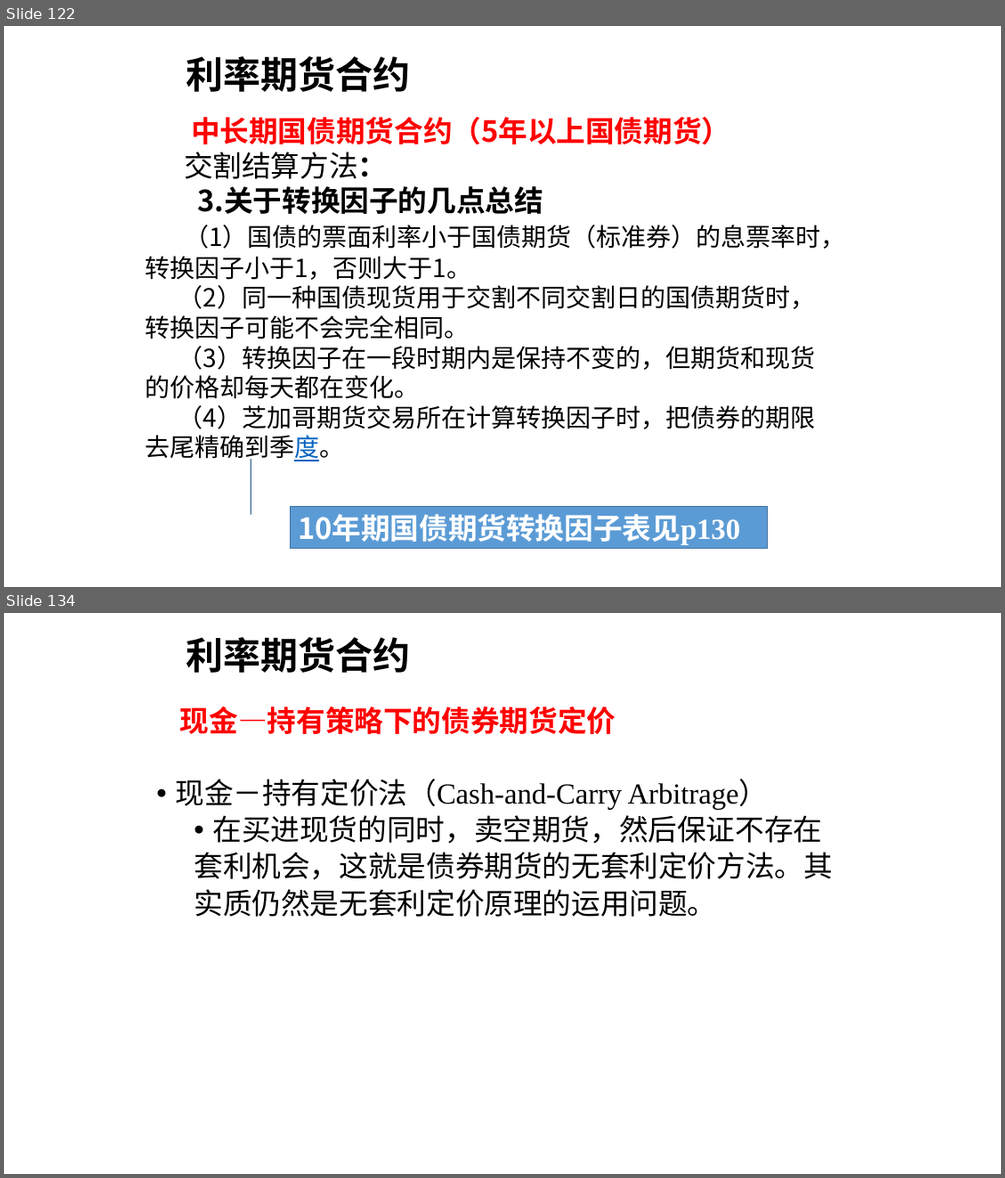
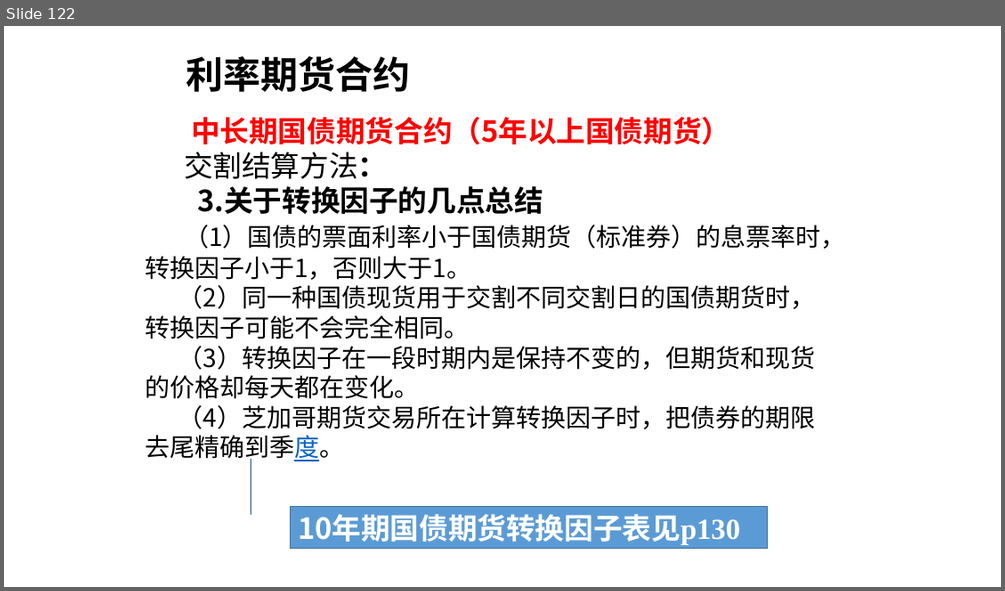
Before and after one commit to yunfengxs/my-Papers, a slide deck: 金工/金工五六144.pptx. Shown one above the other, each under a label of ours: slides 122 and 134 before the commit, slide 122 after it; the slides between them are not shown. The pictures are 1005x1178 and 1005x591 pixels, drawn with LibreOffice and Linux fonts; fonts in the diff are those of the drawing. Boxes give left, top, right and bottom in pixels: in the first picture for what was removed or moved away, otherwise in the second. Text is boxed around its words. In the diff, an @@ line names an element or a change of style, - is before the commit and + after.

```diff
--- a/金工/金工五六144.pptx
+++ b/金工/金工五六144.pptx
@@ slide 134 removed at (x1=4, y1=613, x2=1001, y2=1174), background #FFFFFF @@
@@ text removed at (x1=186, y1=637, x2=410, y2=673) @@
-利率期货合约
@@ title removed at (x1=180, y1=706, x2=615, y2=734) @@
-现金—持有策略下的债券期货定价
@@ text removed at (x1=175, y1=779, x2=833, y2=916) @@
-• 现金－持有定价法（Cash-and-Carry Arbitrage）
-  • 在买进现货的同时，卖空期货，然后保证不存在
-  套利机会，这就是债券期货的无套利定价方法。其
-  实质仍然是无套利定价原理的运用问题。
```
Also in this commit, not shown: 7 slides changed, 20 other slides removed, 15 other files.
